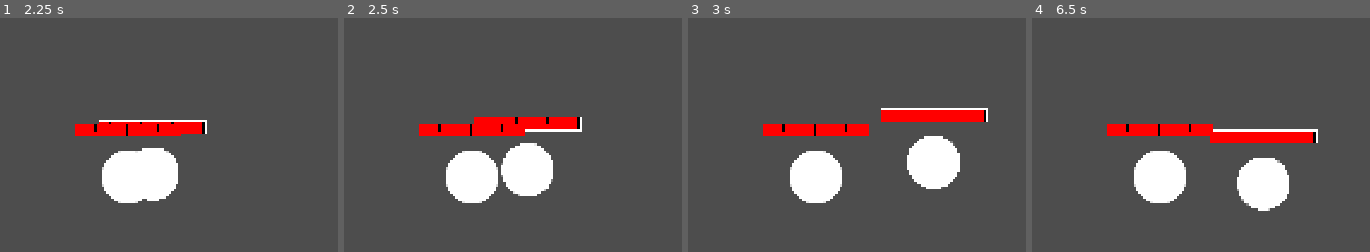
Above: before the commit, frames 1-4 (left to right).
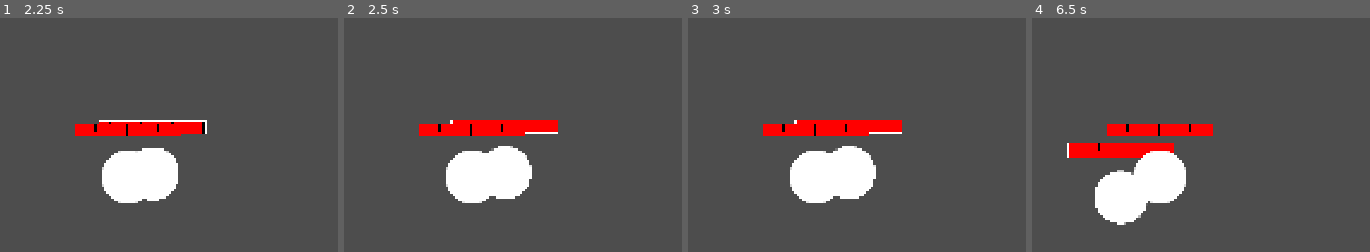
Above: after the commit, the same moments.

Repository: anzac9425/LoL-Like-Godot-4.7-2D
Game: Godot game, scene res://src/scenes/game_root/game_root.tscn
Two runs of this game, one before a commit and one after it. Both use one fixed random seed, a clock stepped at 60 frames per second and the inputs below.
Inputs (mouse positions are in pixels of both pictures, inside the frame that each line leads up to):
- Up to frame 1 (2.25 s): click (128, 177) at 0.5 s; click (128, 177) at 1.25 s; tap Enter at 2 s; move the mouse to (304, 153) at 2.02 s; press the mouse at (304, 153) at 2.03 s
- Up to frame 2 (2.5 s): tap S (stop, bound only after the commit) at 2.3 s
- Up to frame 3 (3 s): move the mouse to (outside the picture) at 2.77 s; release the mouse at (outside the picture) at 2.78 s; tap S (stop, bound only after the commit) at 2.85 s
- Up to frame 4 (6.5 s): click (outside the picture) at 3.05 s; move the mouse to (1241, 78) at 3.52 s; press the mouse at (1241, 78) at 3.53 s; tap S (stop, bound only after the commit) at 3.8, 4.35, 5.3, 5.85 s; move the mouse to (outside the picture) at 4.27 s; release the mouse at (outside the picture) at 4.28 s; click (outside the picture) at 4.55 s; move the mouse to (outside the picture) at 5.02 s; press the mouse at (outside the picture) at 5.03 s; tap E (skill_e, bound only after the commit) at 5.65 s; move the mouse to (outside the picture) at 5.77 s; release the mouse at (outside the picture) at 5.78 s; click (outside the picture) at 6.05 s; tap Q (skill_q, bound only after the commit) at 6.4 s

Frame 1 is identical in both runs. In frame 2, 3.4% of the frame differs, in the area x 31-71%, y 42-78%; in frame 3, 7.7%; in frame 4, 9.1%, in the area x 10-85%, y 47-89%.

Commit message:
cc, status

Diff:
--- a/project.godot
+++ b/project.godot
@@ -38,6 +38,31 @@
 "events": [Object(InputEventMouseButton,"resource_local_to_scene":false,"resource_name":"","device":-1,"window_id":0,"a …(257 unchanged characters)…
 ]
 }
+stop={
+"deadzone": 0.2,
+"events": [Object(InputEventKey,"resource_local_to_scene":false,"resource_name":"","device":-1,"window_id":0,"alt_pressed":false,"shift_pressed":false,"ctrl_pressed":false,"meta_pressed":false,"pressed":false,"keycode":0,"physical_keycode":83,"key_label":0,"unicode":115,"location":0,"echo":false,"script":null)
+]
+}
+skill_q={
+"deadzone": 0.2,
+"events": [Object(InputEventKey,"resource_local_to_scene":false,"resource_name":"","device":-1,"window_id":0,"alt_pressed":false,"shift_pressed":false,"ctrl_pressed":false,"meta_pressed":false,"pressed":false,"keycode":0,"physical_keycode":81,"key_label":0,"unicode":113,"location":0,"echo":false,"script":null)
+]
+}
+skill_w={
+"deadzone": 0.2,
+"events": [Object(InputEventKey,"resource_local_to_scene":false,"resource_name":"","device":-1,"window_id":0,"alt_pressed":false,"shift_pressed":false,"ctrl_pressed":false,"meta_pressed":false,"pressed":false,"keycode":0,"physical_keycode":87,"key_label":0,"unicode":119,"location":0,"echo":false,"script":null)
+]
+}
+skill_e={
+"deadzone": 0.2,
+"events": [Object(InputEventKey,"resource_local_to_scene":false,"resource_name":"","device":-1,"window_id":0,"alt_pressed":false,"shift_pressed":false,"ctrl_pressed":false,"meta_pressed":false,"pressed":false,"keycode":0,"physical_keycode":69,"key_label":0,"unicode":101,"location":0,"echo":false,"script":null)
+]
+}
+skill_r={
+"deadzone": 0.2,
+"events": [Object(InputEventKey,"resource_local_to_scene":false,"resource_name":"","device":-1,"window_id":0,"alt_pressed":false,"shift_pressed":false,"ctrl_pressed":false,"meta_pressed":false,"pressed":false,"keycode":0,"physical_keycode":82,"key_label":0,"unicode":114,"location":0,"echo":false,"script":null)
+]
+}
 
 [physics]
 
--- a/src/core/systems/combat/combat.gd
+++ b/src/core/systems/combat/combat.gd
@@ -2,6 +2,9 @@
 
 
 static func apply_damage(damage_info: DamageInfo) -> void:
+	if !damage_info.victim.can_take_damage():
+		return
+
 	var damage_amount: Dictionary
 
 	var is_critical: bool = randf() < damage_info.attacker.total_statistics.critical_chance
@@ -41,13 +44,18 @@
 			barrier.amount -= absorbed
 			amount -= absorbed
 
-		damage_info.victim.current_health -= amount
+		damage_info.victim.current_health = max(0.0, damage_info.victim.current_health - amount)
 
 	damage_info.attacker.queue_redraw()
 	damage_info.victim.queue_redraw()
 
+	if damage_info.victim.current_health <= 0:
+		damage_info.victim.die()
+
 
 static func apply_heal(target: CharacterBase, amount: float) -> void:
+	if target.is_dead:
+		return
 	amount *= target.total_statistics.heal_shield_power_multiplier
 
 	target.current_health += amount
@@ -59,6 +67,9 @@
 
 
 static func apply_barrier(target: CharacterBase, amount: float, duration: float) -> void:
+	if target.is_dead:
+		return
+
 	var barrier: Barrier = Barrier.new()
 
 	barrier.amount = amount * target.total_statistics.heal_shield_power_multiplier
@@ -67,3 +78,31 @@
 	target.barriers.push_back(barrier)
 
 	target.queue_redraw()
+
+
+func apply_crowd_control(target: CharacterBase, type: CrowdControl.Type, amount: float, duration: float):
+	if target.is_dead:
+		return
+
+	if !target.can_be_crowd_controlled():
+		return
+
+	var crowd_control: CrowdControl = CrowdControl.new()
+
+	crowd_control.type = type
+	crowd_control.amount = amount
+	crowd_control.remaining_duration = duration
+
+	target.crowd_controls.append(crowd_control)
+
+
+func apply_status(target: CharacterBase, type: Status.Type, duration: float):
+	if target.is_dead:
+		return
+
+	var status: Status = Status.new()
+
+	status.type = type
+	status.remaining_duration = duration
+
+	target.statuses.append(status)
--- /dev/null
+++ b/src/core/systems/combat/crowd_control.gd
@@ -0,0 +1,13 @@
+extends RefCounted
+class_name CrowdControl
+
+enum Type {
+	SLOW,
+	STUN,
+	ROOT,
+	SILENCE
+}
+
+var type: Type
+var amount: float
+var remaining_duration: float
--- /dev/null
+++ b/src/core/systems/combat/status.gd
@@ -0,0 +1,12 @@
+extends RefCounted
+class_name Status
+
+enum Type {
+	UNTARGETABLE,
+	INVULNERABLE,
+	UNDYING,
+	UNSTOPPABLE
+}
+
+var type: Type
+var remaining_duration: float
--- a/src/resources/characters/test1/test1_character_data.tres
+++ b/src/resources/characters/test1/test1_character_data.tres
@@ -8,7 +8,6 @@
 script = ExtResource("1_h32tj")
 character_name = "test1"
 radius = 64.0
-ranged = true
 statistics = ExtResource("3_qp0j6")
 character_logic = ExtResource("1_xfegy")
 metadata/_custom_type_script = "uid://c5nrg3dfghsbm"
--- a/src/resources/characters/test1/test1_logic.gd
+++ b/src/resources/characters/test1/test1_logic.gd
@@ -1 +1,31 @@
 extends CharacterLogic
+
+func on_spawn():
+	pass
+
+func on_death():
+	pass
+
+func on_take_damage():
+	pass
+
+func on_deal_damage():
+	pass
+
+func on_auto_attack():
+	pass
+
+func on_auto_attack_hit():
+	pass
+
+func cast_q():
+	pass
+
+func cast_w():
+	pass
+
+func cast_e():
+	pass
+
+func cast_r():
+	pass
--- a/src/resources/characters/test1/test1_statistics.tres
+++ b/src/resources/characters/test1/test1_statistics.tres
@@ -5,7 +5,7 @@
 [resource]
 script = ExtResource("1_ns84b")
 health = 1024.0
-attack_damage = 100.0
+attack_damage = 256.0
 attack_speed = 0.8
 move_speed = 300.0
 attack_range = 200.0
--- a/src/scenes/character_base/character_base.gd
+++ b/src/scenes/character_base/character_base.gd
@@ -12,12 +12,17 @@
 var bonus_statistics: Statistics = Statistics.new()
 var total_statistics: Statistics = Statistics.new()
 
+var is_dead: bool
+
 var level: int
 var experience: float
 
 var current_health: float
 var current_mana: float
 var barriers: Array[Barrier]
+
+var crowd_controls: Array[CrowdControl]
+var statuses: Array[Status]
 
 var character_radius: float
 var character_sprite_radius: float
@@ -61,10 +66,11 @@
 
 func _physics_process(delta: float) -> void:
 	if is_moving:
-		global_position = global_position.move_toward(target_position, total_statistics.move_speed * delta)
-
-		if global_position == target_position:
-			is_moving = false
+		if can_move():
+			global_position = global_position.move_toward(target_position, total_statistics.move_speed * delta)
+
+			if global_position == target_position:
+				is_moving = false
 
 	if barriers:
 		for i in range(barriers.size() - 1, -1, -1):
@@ -77,11 +83,20 @@
 
 				queue_redraw()
 
+	if statuses:
+		for i in range(statuses.size() - 1, -1, -1):
+			var status: Status = statuses[i]
+
+			status.remaining_duration -= delta
+
+			if status.remaining_duration <= 0.0:
+				statuses.remove_at(i)
+
 	if auto_attack_cooldown > 0.0:
 		auto_attack_cooldown -= delta
 
 	if auto_attack_target:
-		if !is_instance_valid(auto_attack_target):
+		if !auto_attack_target.can_be_targeted():
 			auto_attack_target = null
 
 		else:
@@ -99,12 +114,15 @@
 			else:
 				is_moving = false
 
-				if auto_attack_available:
+				if can_auto_attack():
 					if auto_attack_cooldown <= 0.0:
 						auto_attack()
 
 
 func _draw() -> void:
+	if is_dead:
+		return
+
 	var width: float = 256.0
 	var height: float = 32.0
 
@@ -176,6 +194,38 @@
 	)
 
 
+func die() -> void:
+	if !can_die():
+		return
+
+	is_dead = true
+	is_moving = false
+	auto_attack_available = false
+	auto_attack_target = null
+
+	set_physics_process(false)
+	update_visibility()
+	queue_redraw()
+
+
+func respawn() -> void:
+	is_dead = false
+	auto_attack_available = true
+
+	global_position = Vector2.ZERO
+	current_health = total_statistics.health
+	current_mana = total_statistics.mana
+	barriers.clear()
+
+	target_position = global_position
+
+	auto_attack_target = null
+
+	set_physics_process(true)
+	update_visibility()
+	queue_redraw()
+
+
 func set_radius_sprite(radius: float) -> void:
 	character_sprite.scale = Vector2.ONE * (
 		radius * 2.0 / character_sprite.texture.get_size().x
@@ -223,6 +273,110 @@
 	is_moving = true
 
 
+func stop() -> void:
+	is_moving = false
+	auto_attack_target = null
+
+
+func update_visibility() -> void:
+	character_sprite.visible = !is_dead
+
+
+func has_crowd_control(type: CrowdControl.Type) -> bool:
+	for crowd_control in crowd_controls:
+		if crowd_control.type == type:
+			return true
+
+	return false
+
+
+func has_status(type: Status.Type) -> bool:
+	for status in statuses:
+		if status.type == type:
+			return true
+
+	return false
+
+
+func can_move() -> bool:
+	if is_dead:
+		return false
+
+	if has_crowd_control(CrowdControl.Type.STUN):
+		return false
+
+	if has_crowd_control(CrowdControl.Type.ROOT):
+		return false
+
+	return true
+
+
+func can_auto_attack() -> bool:
+	if is_dead:
+		return false
+
+	if !auto_attack_available:
+		return false
+
+	if has_crowd_control(CrowdControl.Type.STUN):
+		return false
+
+	return true
+
+
+func can_cast():
+	if is_dead:
+		return false
+
+	if has_crowd_control(CrowdControl.Type.STUN):
+		return false
+
+	if has_crowd_control(CrowdControl.Type.SILENCE):
+		return false
+
+	return true
+
+
+func can_be_targeted() -> bool:
+	if is_dead:
+		return false
+
+	if has_status(Status.Type.UNTARGETABLE):
+		return false
+
+	return true
+
+
+func can_take_damage():
+	if is_dead:
+		return false
+
+	if has_status(Status.Type.INVULNERABLE):
+		return false
+
+	return true
+
+
+func can_be_crowd_controlled():
+	if is_dead:
+		return false
+
+	if has_status(Status.Type.UNSTOPPABLE):
+		return false
+
+	return true
+
+
+func can_die():
+	if is_dead:
+		return false
+
+	if has_status(Status.Type.UNDYING):
+		return false
+
+	return true
+
+
 func calculate_statistics() -> void:
 	var old_total_statistics_health: float = total_statistics.health
 
--- a/src/scenes/ingame/ingame.gd
+++ b/src/scenes/ingame/ingame.gd
@@ -21,6 +21,7 @@
 		for character in input_characters:
 			if character.auto_attack_target:
 				character.auto_attack_target = null
+
 			character.move_to(pos)
 
 	if event.is_action_pressed("auto_attack_target_set"):
@@ -44,7 +45,28 @@
 
 		if target:
 			for character in input_characters:
-				character.auto_attack_target = target
+				if target != character:
+					character.auto_attack_target = target
+
+	if event.is_action_pressed("stop"):
+		for character in input_characters:
+			character.stop()
+
+	if event.is_action_pressed("skill_q"):
+		for character in input_characters:
+			character.character_logic.cast_q()
+
+	if event.is_action_pressed("skill_w"):
+		for character in input_characters:
+			character.character_logic.cast_w()
+
+	if event.is_action_pressed("skill_e"):
+		for character in input_characters:
+			character.character_logic.cast_e()
+
+	if event.is_action_pressed("skill_r"):
+		for character in input_characters:
+			character.character_logic.cast_r()
 
 
 func spawn_character(
--- a/src/scenes/projectile/projectile.gd
+++ b/src/scenes/projectile/projectile.gd
@@ -20,7 +20,7 @@
 
 
 func _physics_process(delta: float) -> void:
-	if !damage_info.victim:
+	if !damage_info.victim.can_be_targeted():
 		queue_free()
 		return
 
Not shown, added: src/core/systems/combat/crowd_control.gd.uid
Not shown, added: src/core/systems/combat/status.gd.uid
Not shown, changed: README.md
